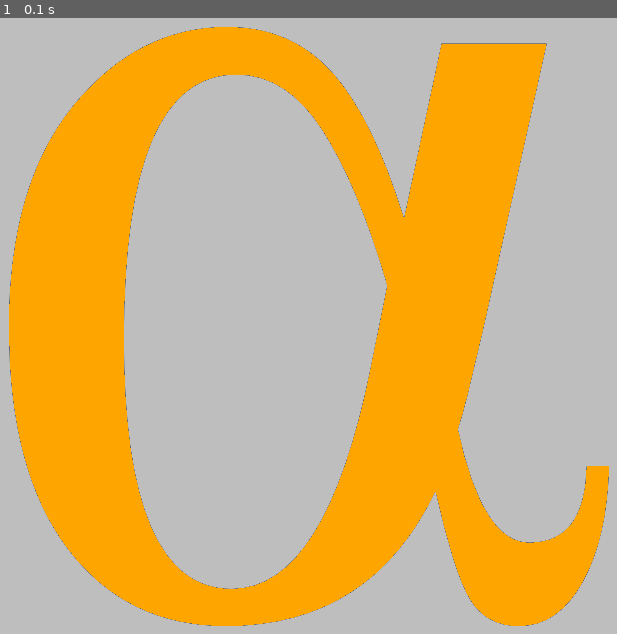
Above: before the commit, frame 1.
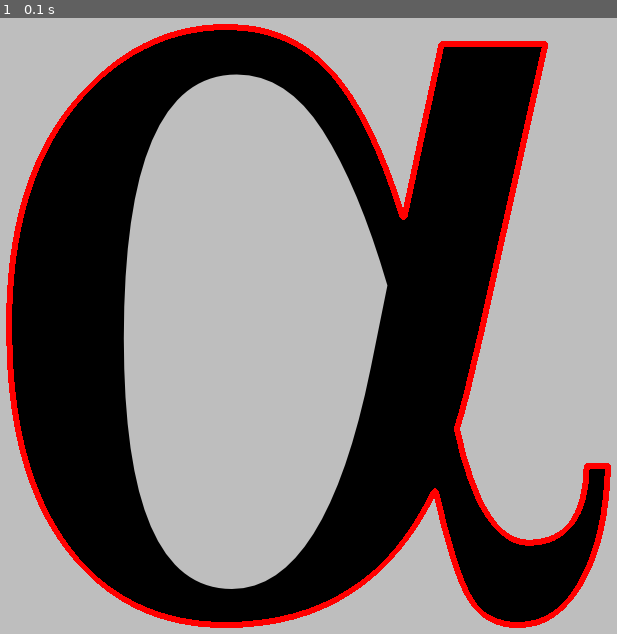
Above: after the commit, the same moment.

Repository: KoalaQuakes/pygame2023
Game: pygame game, started from PygameTutorial/Pygame/masks3.py
Two runs of this game, one before a commit and one after it. Both use one fixed random seed, a clock stepped at 60 frames per second and the inputs below.
Inputs:
- Up to frame 1 (0.1 s): no input

The runs differ from the first frame. In frame 1, 41% of the frame differs, in the area x 0-100%, y 0-100%.

Commit message:
Outline method
Adding a simple outline to sprites using masks and outline() method

Diff:
--- a/PygameTutorial/Pygame/masks3.py
+++ b/PygameTutorial/Pygame/masks3.py
@@ -10,15 +10,15 @@
 obstacle_mask = pygame.mask.from_surface(obstacle_surf)
 
 # mask into surface
-new_obstacle_surf = obstacle_mask.to_surface()
-new_obstacle_surf.set_colorkey((0,0,0))
+#new_obstacle_surf = obstacle_mask.to_surface()
+#new_obstacle_surf.set_colorkey((0,0,0))
 
 # filling in the surface with a color
-surf_w,surf_h = new_obstacle_surf.get_size()
-for x in range(surf_w):
-    for y in range(surf_h):
-        if new_obstacle_surf.get_at((x,y))[0] != 0:
-            new_obstacle_surf.set_at((x,y),'orange')
+#surf_w,surf_h = new_obstacle_surf.get_size()
+#for x in range(surf_w):
+#    for y in range(surf_h):
+#        if new_obstacle_surf.get_at((x,y))[0] != 0:
+#            new_obstacle_surf.set_at((x,y),'orange')
 
 
 while True:
@@ -29,7 +29,14 @@
 
     screen.fill('grey')
     screen.blit(obstacle_surf,obstacle_pos)
-    screen.blit(new_obstacle_surf,obstacle_pos)
+    #screen.blit(new_obstacle_surf,obstacle_pos)
+
+    # a simple way to create an outline from a mask
+    for point in obstacle_mask.outline():
+        x = point[0] + obstacle_pos[0]
+        y = point[1] + obstacle_pos[1]
+        pygame.draw.circle(screen, 'red', (x,y), 3)
+
 
     pygame.display.update()
     clock.tick(60)
